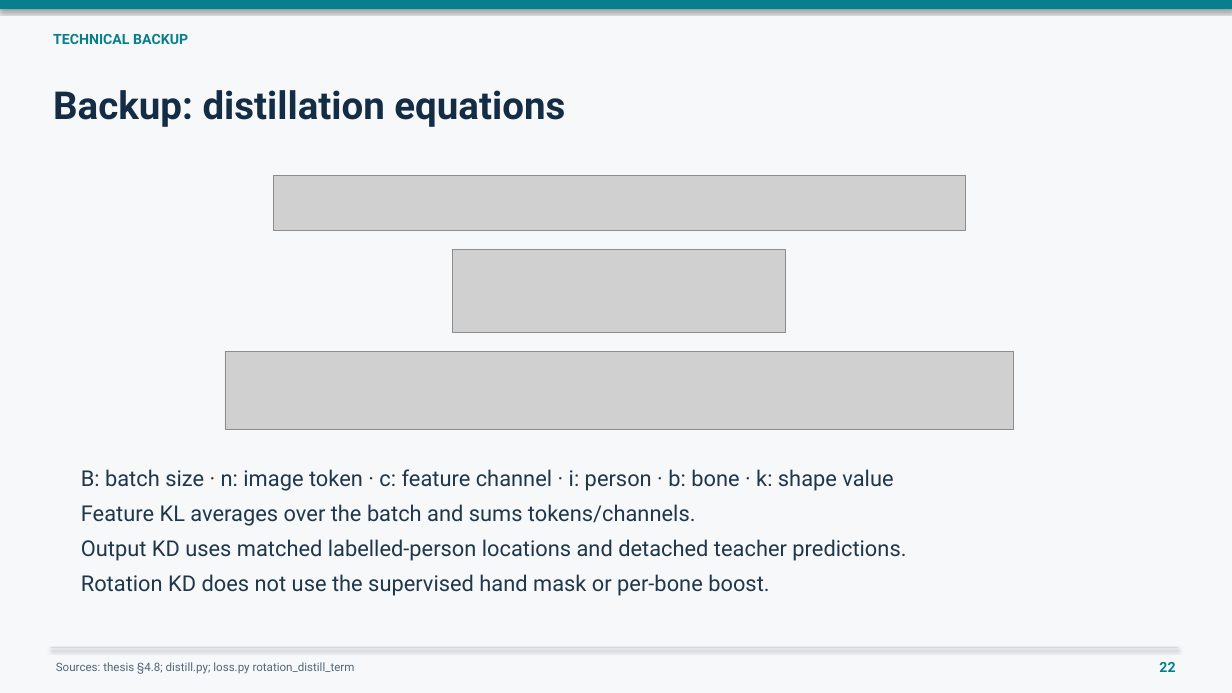
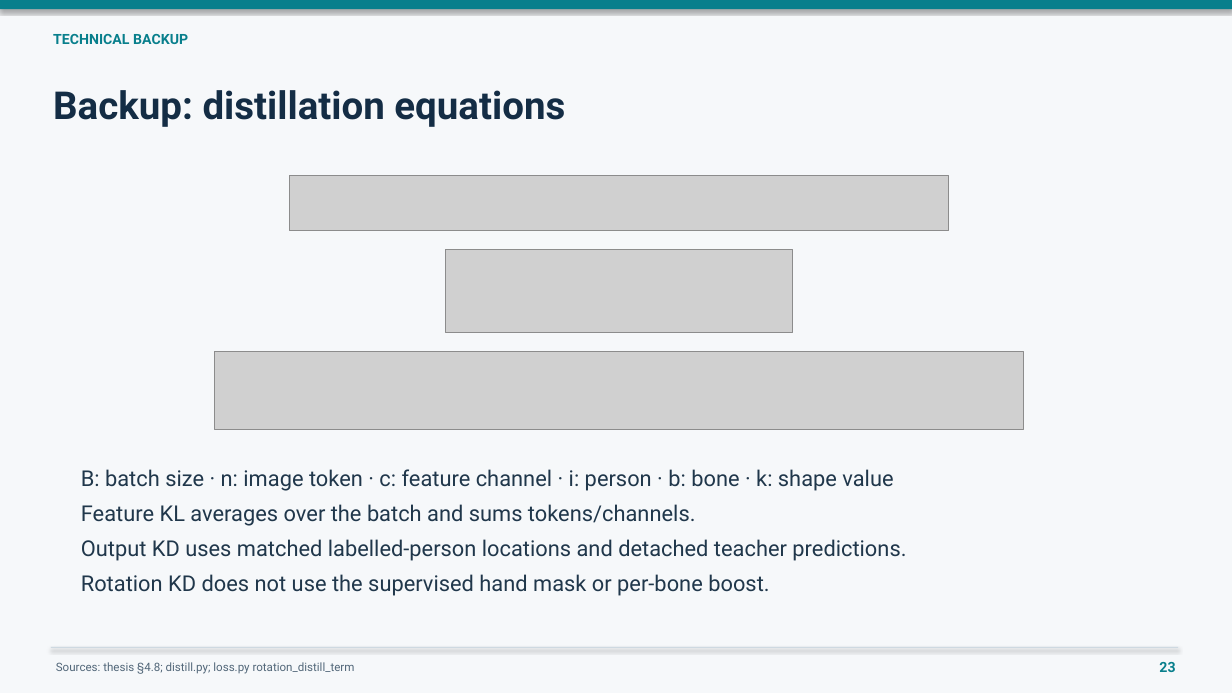
Before and after one commit to saadnajib/Multi-Person-Whole-Body-Human-Mesh-Recovery-in-a-Single-Shot-with-Annyone-dataset-and-3dpw-dataset, a slide deck: slide 23 of docs/presentations/2026-10-22_supervisor/Najib_supervisor_presentation.pptx (slide 22 before the commit). Drawn at 1232x693 pixels with LibreOffice and Linux fonts; fonts in the diff are those of the drawing; grey boxes stand for pictures. Boxes give left, top, right and bottom in pixels: in the first picture for what was removed or moved away, otherwise in the second. Text is boxed around its words. In the diff, an @@ line names an element or a change of style, - is before the commit and + after.

```diff
--- a/docs/presentations/2026-10-22_supervisor/Najib_supervisor_presentation.pptx
+++ b/docs/presentations/2026-10-22_supervisor/Najib_supervisor_presentation.pptx
@@ picture resized from (x1=273, y1=176, x2=965, y2=231) to (x1=289, y1=176, x2=949, y2=231) @@
@@ picture resized from (x1=453, y1=250, x2=787, y2=333) to (x1=445, y1=250, x2=793, y2=333) @@
@@ picture resized from (x1=226, y1=351, x2=1014, y2=430) to (x1=214, y1=351, x2=1024, y2=430) @@
@@ text at (x1=1159, y1=662, x2=1175, y2=672): text changed @@
-22
+23
```
Also in this commit, not shown: 19 other slides changed, 1 slide added, 11 other files.
